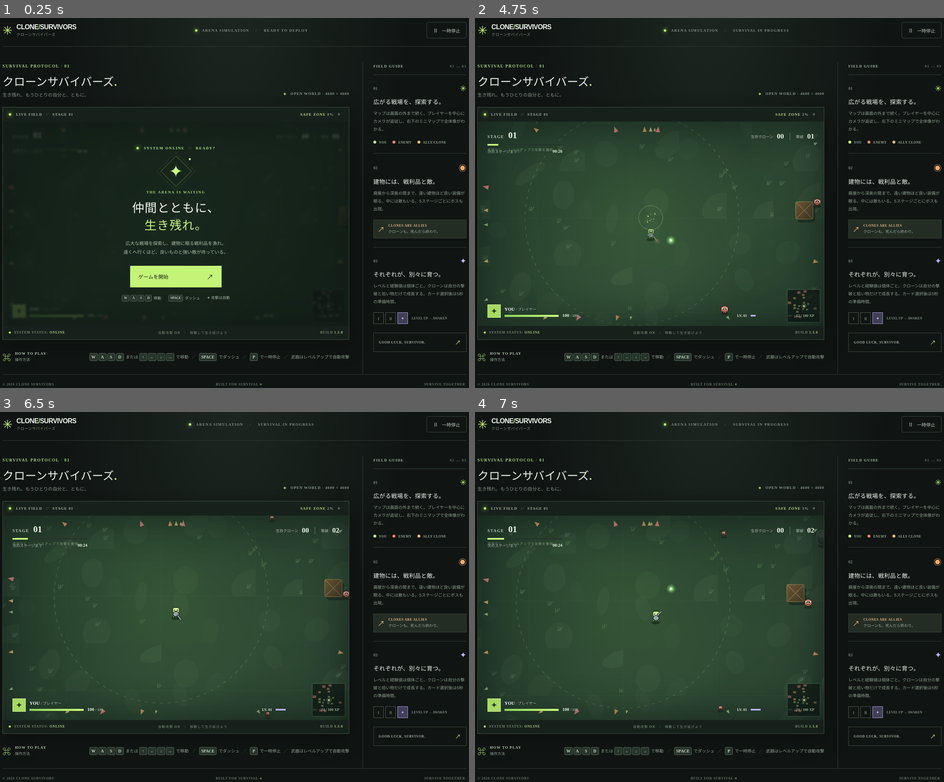
Above: before the commit, frames 1-4 (two rows, left to right).
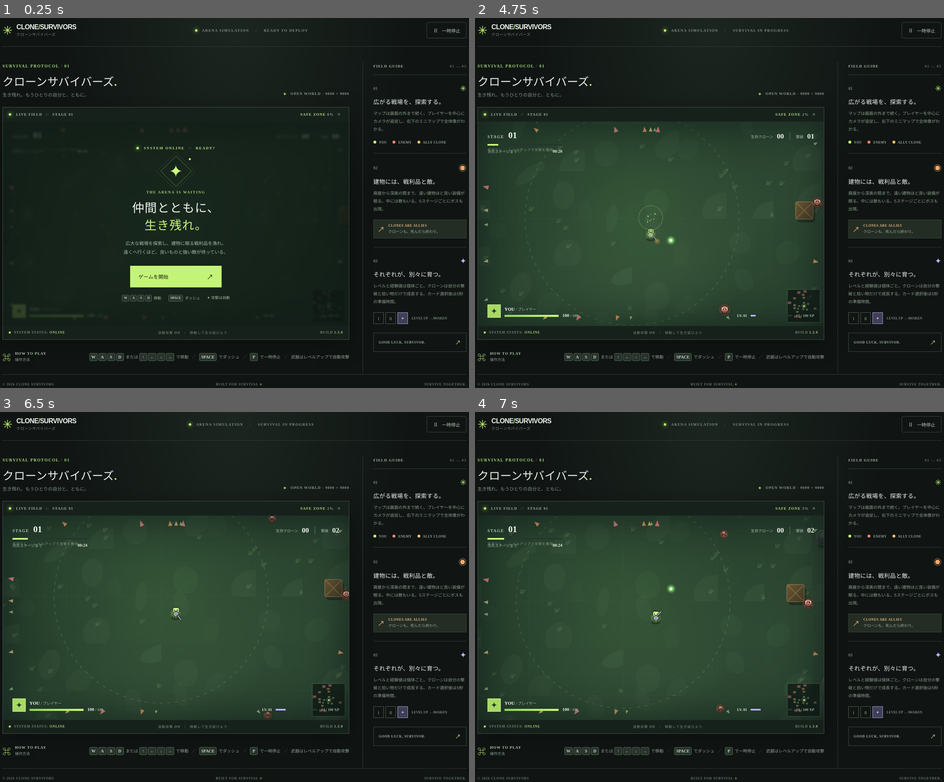
Above: after the commit, the same moments.

Repository: sei10824game-del/Clone-wars
Game: browser game, page index.html
Same seed, same stepped clock (60 frames per second), same inputs: the game is played once before the commit and once after it.
Inputs:
- Up to frame 1 (0.25 s): no input
- Up to frame 2 (4.75 s): click "ゲームを開始 ↗" at 0.27 s; hold Right 1.03-1.53 s; tap Space every 0.5 s from 1.1 to 4.6 s; hold Down 1.58-1.85 s; hold Left 1.9-2.47 s; hold Up 2.52-2.82 s; hold Right 2.87-3.53 s; hold Up 3.58-3.82 s; hold Left 3.87-4.3 s; hold Down 4.35-4.68 s; hold Right from 4.73 s (still down)
- Up to frame 3 (6.5 s): tap Space at 5.1, 5.6, 6.1 s; release Right at 5.23 s; hold Down 5.28-5.55 s; hold Left 5.6-6.17 s; hold Up from 6.22 s (still down)
- Up to frame 4 (7 s): release Up at 6.52 s; hold Right from 6.57 s (still down); tap Space at 6.6 s

The runs differ from the first frame. In frame 1, less than 0.1% of the frame differs, in the area x 69-74%, y 20-21%; in frame 2, less than 0.1%; in frame 3, less than 0.1%; in frame 4, less than 0.1%, in the area x 37-74%, y 20-82%.

Commit message:
fix mobile freeze: missing GLOW.orange sprite threw in Safari and killed the rAF loop; wrap frame in try/catch and guard field-scale
Co-authored-by: arena-agent <297053741+arena-agent@users.noreply.github.com>

Diff:
--- a/clone-survivors.html
+++ b/clone-survivors.html
@@ -260,7 +260,7 @@
 @media (pointer:coarse){body.immersive .hud-right{margin-top:30px}}
 
 </style>
-  <meta name="build-version" content="1.9.0" />
+  <meta name="build-version" content="1.9.1" />
 </head>
 <body>
   <div class="app">
@@ -275,7 +275,7 @@
 
     <main class="layout">
       <section class="game-column">
-        <div class="section-heading"><div><span class="eyebrow">SURVIVAL PROTOCOL <span> / </span> 01</span><h1>クローンサバイバーズ<span class="heading-period">.</span></h1><p>生き残れ。もうひとりの自分と、ともに。</p></div><div class="heading-tag"><span>◈</span> OPEN WORLD · 4600 × 4600</div></div>
+        <div class="section-heading"><div><span class="eyebrow">SURVIVAL PROTOCOL <span> / </span> 01</span><h1>クローンサバイバーズ<span class="heading-period">.</span></h1><p>生き残れ。もうひとりの自分と、ともに。</p></div><div class="heading-tag"><span>◈</span> OPEN WORLD · 9000 × 9000</div></div>
         <div class="game-frame">
           <div class="game-topline"><div><span class="signal"></span> LIVE FIELD <span class="muted">//</span> <span id="fieldStage">STAGE 01</span></div><div class="field-coords" id="fieldCoords">SAFE ZONE <span>0%</span> <span class="muted">✳</span></div></div>
           <div class="canvas-wrap" id="canvasWrap">
@@ -4561,11 +4561,16 @@
   red:   glowSprite('rgba(255,120,100,.9)'),
   blue:  glowSprite('rgba(150,225,255,.9)'),
   white: glowSprite('rgba(255,255,235,.9)'),
-  purple:glowSprite('rgba(190,170,255,.9)')
+  purple:glowSprite('rgba(190,170,255,.9)'),
+  orange:glowSprite('rgba(255,160,80,.9)')
 };
 function glow(img,x,y,size,alpha){
+  // A missing sprite used to reach drawImage() as undefined; Safari throws on
+  // that, which killed the requestAnimationFrame loop and froze the game.
+  if(!img) return;
+  if(!(size > 0) || !isFinite(x) || !isFinite(y)) return;
+  if(!isFinite(alpha)) alpha = 1;
   const prev = ctx.globalAlpha;
-  ctx.globalAlpha = alpha * prev;
   ctx.drawImage(img, x-size/2, y-size/2, size, size);
   ctx.globalAlpha = prev;
 }
@@ -6575,11 +6580,26 @@
 }
 
 /* ------------------------------- loop ----------------------------- */
+let loopFaults = 0;
 function frame(ms){
-  const dt = Math.min((ms-last)/1000||0, .05);
-  last = ms;
-  tick(dt);
-  render(ms/1000);
+  // The loop must never die. Any exception used to escape frame() before the
+  // next requestAnimationFrame() call, which froze the game on a still screen.
+  try{
+    const dt = Math.min((ms-last)/1000||0, .05);
+    last = ms;
+    tick(dt);
+  }catch(err){
+    loopFaults++;
+    if(loopFaults <= 3) console.error('[clone-survivors] update error', err);
+  }
+  try{
+    render(ms/1000);
+  }catch(err){
+    // A render fault is non-fatal: keep the simulation running and skip the
+    // broken frame rather than locking up the whole tab.
+    loopFaults++;
+    if(loopFaults <= 3) console.error('[clone-survivors] render error', err);
+  }
   requestAnimationFrame(frame);
 }
 function togglePause(){
@@ -6745,7 +6765,10 @@
   // expose the ratio so the overlay can compensate and stay readable.
   const shown = canvas.getBoundingClientRect().width || W;
   const k = Math.max(.45, Math.min(1.6, shown / W));
-  document.documentElement.style.setProperty('--field-scale', k.toFixed(3));
+  /* Safari can report 0 width before the first layout pass; a 0 here made the
+     counter-scaled HUD fonts blow up to the clamp limit and stack vertically
+     over the field, so only accept a sane measurement. */
+  if(k > 0 && isFinite(k)) document.documentElement.style.setProperty('--field-scale', k.toFixed(3));
 }
 window.addEventListener('resize', resizeCanvas);
 window.addEventListener('orientationchange', ()=>setTimeout(()=>{ resizeCanvas(); releaseTouch(); },180));
--- a/game.js
+++ b/game.js
@@ -4243,11 +4243,16 @@
   red:   glowSprite('rgba(255,120,100,.9)'),
   blue:  glowSprite('rgba(150,225,255,.9)'),
   white: glowSprite('rgba(255,255,235,.9)'),
-  purple:glowSprite('rgba(190,170,255,.9)')
+  purple:glowSprite('rgba(190,170,255,.9)'),
+  orange:glowSprite('rgba(255,160,80,.9)')
 };
 function glow(img,x,y,size,alpha){
+  // A missing sprite used to reach drawImage() as undefined; Safari throws on
+  // that, which killed the requestAnimationFrame loop and froze the game.
+  if(!img) return;
+  if(!(size > 0) || !isFinite(x) || !isFinite(y)) return;
+  if(!isFinite(alpha)) alpha = 1;
   const prev = ctx.globalAlpha;
-  ctx.globalAlpha = alpha * prev;
   ctx.drawImage(img, x-size/2, y-size/2, size, size);
   ctx.globalAlpha = prev;
 }
@@ -6257,11 +6262,26 @@
 }
 
 /* ------------------------------- loop ----------------------------- */
+let loopFaults = 0;
 function frame(ms){
-  const dt = Math.min((ms-last)/1000||0, .05);
-  last = ms;
-  tick(dt);
-  render(ms/1000);
+  // The loop must never die. Any exception used to escape frame() before the
+  // next requestAnimationFrame() call, which froze the game on a still screen.
+  try{
+    const dt = Math.min((ms-last)/1000||0, .05);
+    last = ms;
+    tick(dt);
+  }catch(err){
+    loopFaults++;
+    if(loopFaults <= 3) console.error('[clone-survivors] update error', err);
+  }
+  try{
+    render(ms/1000);
+  }catch(err){
+    // A render fault is non-fatal: keep the simulation running and skip the
+    // broken frame rather than locking up the whole tab.
+    loopFaults++;
+    if(loopFaults <= 3) console.error('[clone-survivors] render error', err);
+  }
   requestAnimationFrame(frame);
 }
 function togglePause(){
@@ -6427,7 +6447,10 @@
   // expose the ratio so the overlay can compensate and stay readable.
   const shown = canvas.getBoundingClientRect().width || W;
   const k = Math.max(.45, Math.min(1.6, shown / W));
-  document.documentElement.style.setProperty('--field-scale', k.toFixed(3));
+  /* Safari can report 0 width before the first layout pass; a 0 here made the
+     counter-scaled HUD fonts blow up to the clamp limit and stack vertically
+     over the field, so only accept a sane measurement. */
+  if(k > 0 && isFinite(k)) document.documentElement.style.setProperty('--field-scale', k.toFixed(3));
 }
 window.addEventListener('resize', resizeCanvas);
 window.addEventListener('orientationchange', ()=>setTimeout(()=>{ resizeCanvas(); releaseTouch(); },180));
--- a/index.html
+++ b/index.html
@@ -9,8 +9,8 @@
   <meta name="format-detection" content="telephone=no" />
   <meta name="theme-color" content="#101816" />
   <title>CLONE SURVIVORS — クローンサバイバーズ</title>
-  <link rel="stylesheet" href="style.css?v=8" />
-  <meta name="build-version" content="1.9.0" />
+  <link rel="stylesheet" href="style.css?v=9" />
+  <meta name="build-version" content="1.9.1" />
 </head>
 <body>
   <div class="app">
@@ -25,7 +25,7 @@
 
     <main class="layout">
       <section class="game-column">
-        <div class="section-heading"><div><span class="eyebrow">SURVIVAL PROTOCOL <span> / </span> 01</span><h1>クローンサバイバーズ<span class="heading-period">.</span></h1><p>生き残れ。もうひとりの自分と、ともに。</p></div><div class="heading-tag"><span>◈</span> OPEN WORLD · 4600 × 4600</div></div>
+        <div class="section-heading"><div><span class="eyebrow">SURVIVAL PROTOCOL <span> / </span> 01</span><h1>クローンサバイバーズ<span class="heading-period">.</span></h1><p>生き残れ。もうひとりの自分と、ともに。</p></div><div class="heading-tag"><span>◈</span> OPEN WORLD · 9000 × 9000</div></div>
         <div class="game-frame">
           <div class="game-topline"><div><span class="signal"></span> LIVE FIELD <span class="muted">//</span> <span id="fieldStage">STAGE 01</span></div><div class="field-coords" id="fieldCoords">SAFE ZONE <span>0%</span> <span class="muted">✳</span></div></div>
           <div class="canvas-wrap" id="canvasWrap">
@@ -65,6 +65,6 @@
     </main>
     <footer class="footer"><span>© 2026 CLONE SURVIVORS</span><span>BUILT FOR SURVIVAL <i>✳</i></span><span>SURVIVE TOGETHER.</span></footer>
   </div>
-  <script src="game.js?v=8"></script>
+  <script src="game.js?v=9"></script>
 </body>
 </html>
